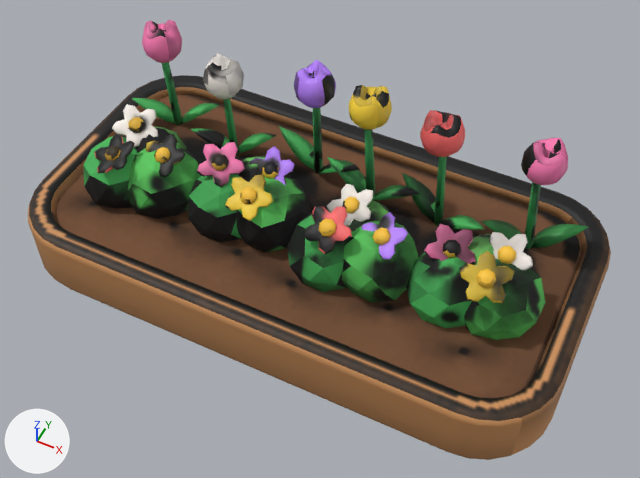
The glTF model client/public/models/flower_bed.glb, before and after one commit.
The view is the same before and after, from a 50 mm lens placed at (0.843, -1.643, 2.182), pointed at (0.06, -0.078, 0.225). Every picture has the same lights, and +X, +Y and +Z are marked at lower left. The older version comes first. Vertices at exactly the same position are counted once.

Names of what the first picture shows: 'flower_bed'.
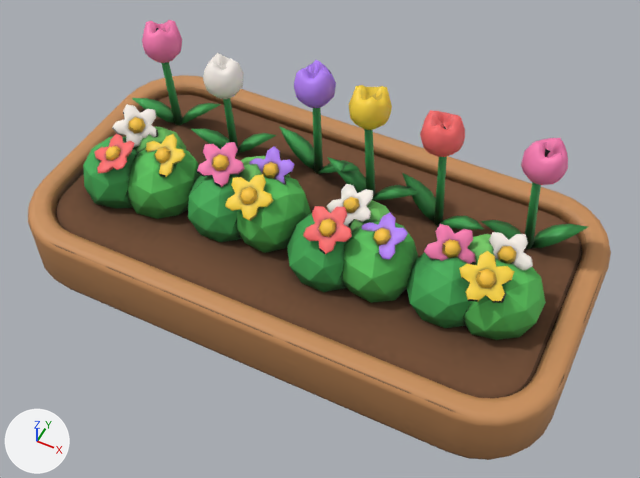
Pixel boxes [x1, y1, x2, y2] of what changed, in the pictures (640 x 478 px; the box of a moved part takes in the faces that stretch with it):
```json
{"part": 1, "of": "me_flower_bed", "change": "moved or reshaped", "before": [105, 21, 588, 288], "after": [106, 21, 588, 288]}
{"part": 2, "of": "me_flower_bed", "change": "surface changed", "before": [28, 20, 611, 455], "after": [28, 20, 611, 455], "on screen": "lighter"}
```

Edits to the scene script, one JSON object a line:
```json
{"block": "me_flower_bed", "where": "# used by ob_flower_bed; location = (0.0, 0.0, 0.0)"}
{"op": "remove", "block": "me_flower_bed", "code": "me_flower_bed.from_pydata(...)  # 3454 vertices, 6651 faces; spans x -0.85..0.85, y -0.45..0.45, z 0.0..0.62"}
{"op": "add", "block": "me_flower_bed", "code": "me_flower_bed.from_pydata(...)  # 3118 vertices, 5979 faces; spans x -0.85..0.85, y -0.45..0.45, z 0.0..0.62"}
{"block": "me_flower_bed", "change": "me_flower_bed part 1: 130 vertices moved from x -0.67..0.65, y -0.19..0.25, z 0.27..0.6 to x -0.67..0.66, y -0.19..0.24, z 0.27..0.6; 593 vertices removed from x -0.74..0.74, y -0.19..0.27, z 0.21..0.61; 257 vertices added at x -0.73..0.73, y -0.19..0.27, z 0.21..0.61"}
{"block": "me_flower_bed", "change": "me_flower_bed part 2: 4612 kept faces spanning x -0.85..0.85, y -0.44..0.45, z 0.0..0.62 get new texture (UV) coordinates"}
```
